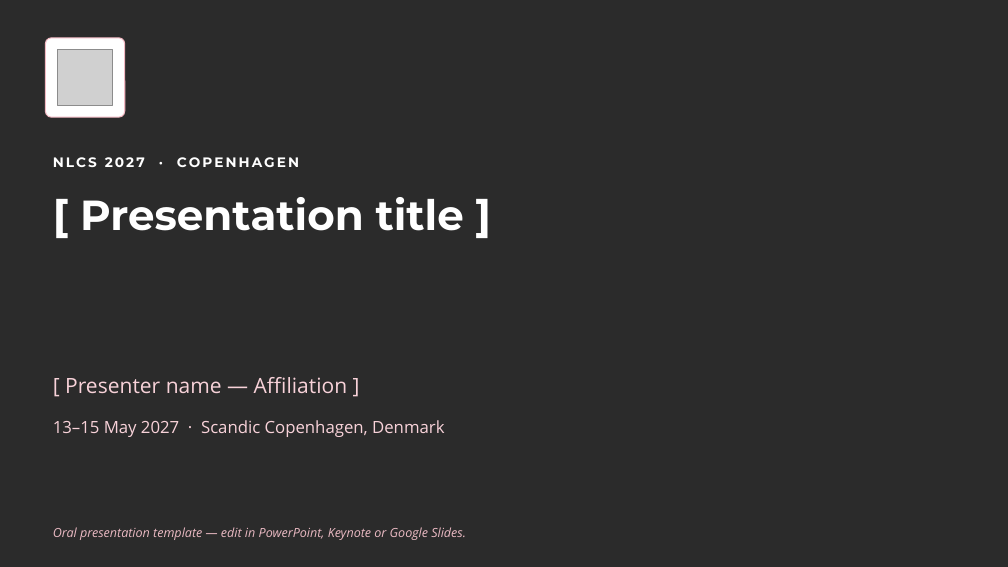
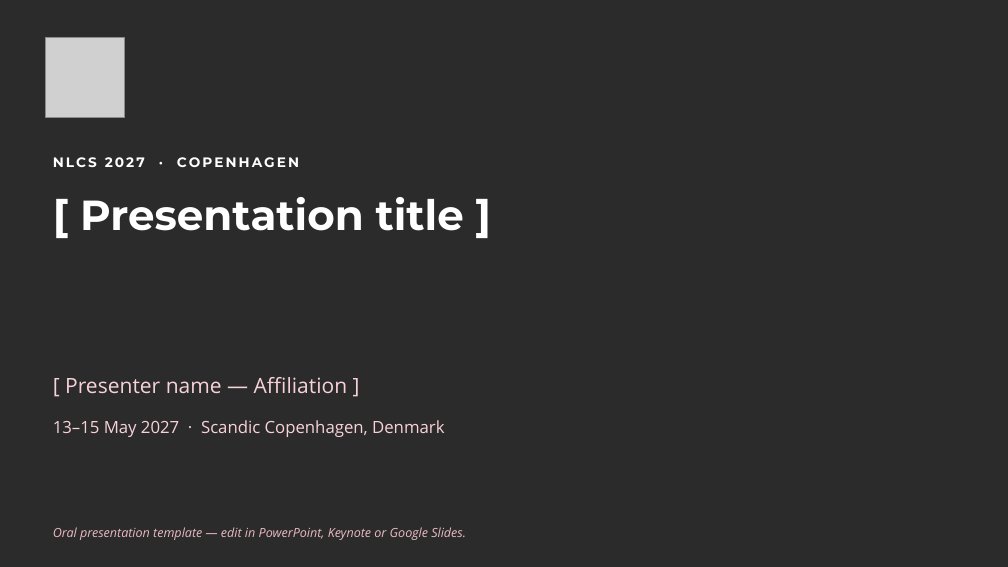
Before and after one commit to heidihelena/NTOG, a slide deck: slide 1 of ntog2027/nlcs2027-oral-template.pptx. Drawn at 1008x567 pixels with LibreOffice and Linux fonts; fonts in the diff are those of the drawing; grey boxes stand for pictures; background and template pictures are left out; a plain dark background stands for a picture behind light text. Boxes give left, top, right and bottom in pixels: in the first picture for what was removed or moved away, otherwise in the second. Text is boxed around its words. In the diff, an @@ line names an element or a change of style, - is before the commit and + after.

```diff
--- a/ntog2027/nlcs2027-oral-template.pptx
+++ b/ntog2027/nlcs2027-oral-template.pptx
@@ picture: place and size @@
-picture at (57, 50, 113, 105)
+picture at (45, 38, 125, 117)
@@ rounded rectangle removed at (45, 38, 125, 117) @@
```
Also in this commit, not shown: 6 other slides changed, 1 other file.
